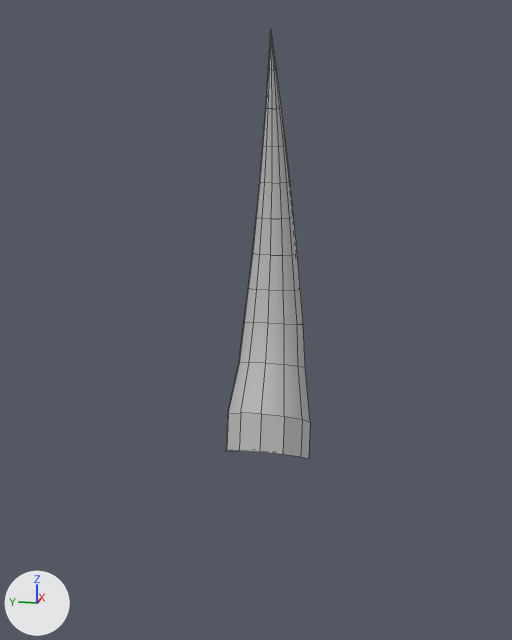
The FBX model Assets/Models/Models_Final/Piller_Zahn.fbx: old version first, new version second.
One viewpoint serves both versions: a 50 mm camera at (-3.49, -0.63, 1.28) aimed at (-0.16, 0.04, 0.45). Lighting does not change. The marker at lower left points along +X, +Y and +Z. Mesh edges are drawn as thin lines. Where no turn or scale is listed for an object, it has been applied to the vertices.

The first picture shows 'sweep6'.
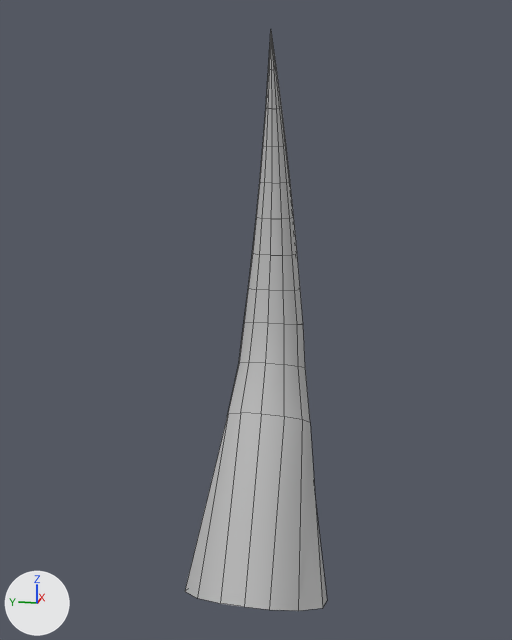
Pixel boxes [x1, y1, x2, y2] of what changed, in the pictures (512 x 640 px; the box of a moved part takes in the faces that stretch with it):
'sweep6', reshaped (68% wider, 36% taller): before [226, 32, 310, 459]; after [185, 32, 327, 611]
part 1 of me_mesh, moved or reshaped: before [226, 413, 310, 459]; after [185, 413, 327, 611]

The change, as a list of edits to the scene's bpy script:
```text
Change me_mesh:
    where me_mesh.from_pydata(...)  # 144 vertices, 132 faces; spans x -0.25..0.28, y -0.22..0.22, z -0.42..1.81
    used by ob_sweep6; location = (0.0, 0.0, 0.0)
    me_mesh part 1
    me_mesh.vertices[132].co: (-0.25, 0.0, -0.21) -> (-0.63, 0.0, -0.83)  # pixel (259, 451) -> pixel (244, 606)
    me_mesh.vertices[133].co: (-0.22, -0.11, -0.22) -> (-0.62, -0.12, -0.83)  # pixel (282, 454) -> pixel (269, 609)
    me_mesh.vertices[134].co: (-0.15, -0.19, -0.26) -> (-0.56, -0.25, -0.86)  # pixel (300, 456) -> pixel (298, 610)
    me_mesh.vertices[135].co: (-0.05, -0.22, -0.31) -> (-0.43, -0.35, -0.92)  # pixel (308, 458) -> pixel (322, 608)
    me_mesh.vertices[136].co: (0.13, -0.19, -0.37) -> (-0.25, -0.36, -1.01)  # not seen -> pixel (327, 600)
    me_mesh.vertices[137].co: (0.2, -0.11, -0.41) -> (-0.08, -0.23, -1.09)
    me_mesh.vertices[138].co: (0.23, 0.0, -0.42) -> (-0.01, 0.0, -1.12)  # pixel (275, 452) -> not seen
    me_mesh.vertices[139].co: (0.2, 0.11, -0.41) -> (-0.08, 0.23, -1.09)  # pixel (255, 450) -> not seen
    me_mesh.vertices[140].co: (0.13, 0.19, -0.37) -> (-0.25, 0.36, -1.01)
    me_mesh.vertices[141].co: (-0.05, 0.22, -0.31) -> (-0.43, 0.35, -0.92)  # pixel (225, 451) -> pixel (184, 591)
    me_mesh.vertices[142].co: (-0.15, 0.19, -0.26) -> (-0.56, 0.25, -0.86)  # pixel (226, 450) -> pixel (197, 598)
    me_mesh.vertices[143].co: (-0.22, 0.11, -0.22) -> (-0.62, 0.12, -0.83)  # pixel (239, 450) -> pixel (220, 603)
```
